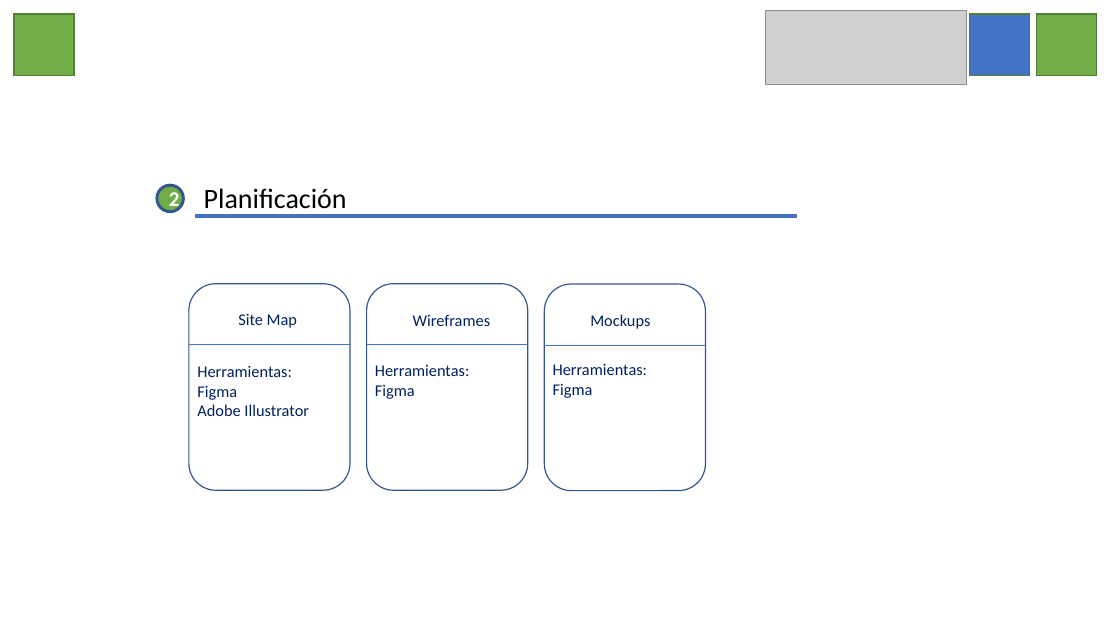
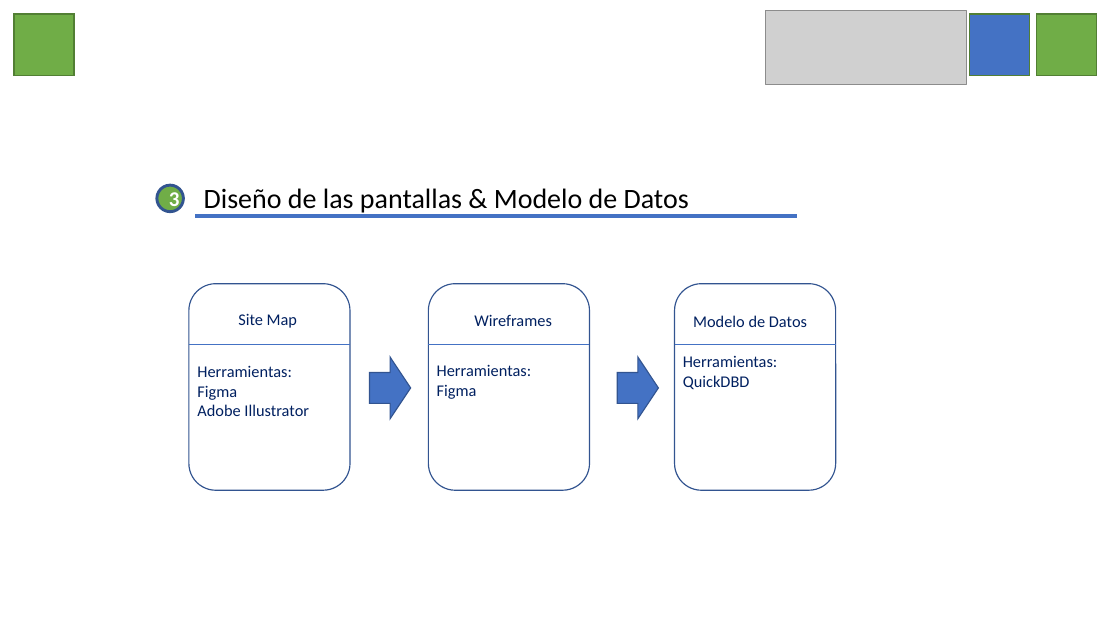
Before and after one commit to clebercmb/cachureros-front, a slide deck: slide 5 of Web Cachurero.pptx (slide 4 before the commit). Drawn at 1120x630 pixels with LibreOffice and Linux fonts; fonts in the diff are those of the drawing; grey boxes stand for pictures. Boxes give left, top, right and bottom in pixels: in the first picture for what was removed or moved away, otherwise in the second. Text is boxed around its words. In the diff, an @@ line names an element or a change of style, - is before the commit and + after.

```diff
--- a/Web Cachurero.pptx
+++ b/Web Cachurero.pptx
@@ text in ellipse at [169,189,180,213]: text changed @@
-2
+3
@@ text at [204,188,689,215]: text changed @@
-Planificación
+Diseño de las pantallas & Modelo de Datos
@@ rounded rectangle: place and size @@
-rounded rectangle at [544,284,706,491]
+rounded rectangle at [675,284,836,491]
@@ text "Wireframes": place and size @@
-text "Wireframes" at [413,314,491,326]
+text "Wireframes" at [474,314,552,326]
@@ text at [693,315,807,327]: text changed @@
-Mockups
+Modelo de Datos
@@ right arrow added at [370,357,411,418], fill #4472C4, outline #325491 1 pt @@
@@ 1 text, 1 rounded rectangle, 1 line: place and size @@
-1 text, 1 rounded rectangle, 1 line at [366,284,528,491]
+1 text, 1 rounded rectangle, 1 line at [429,284,590,491]
@@ right arrow added at [618,357,659,418], fill #4472C4, outline #325491 1 pt @@
@@ line moved from (544, 345) - (706, 345) to (675, 344) - (836, 344) @@
@@ text "Herramientas:": place and size @@
-text "Herramientas:" at [553,363,648,398]
+text "Herramientas:" at [683,356,778,390]
@@ text at [683,375,750,390]: text changed @@
-Figma
+QuickDBD
```
Also in this commit, not shown: 4 other slides changed, 1 slide added.
